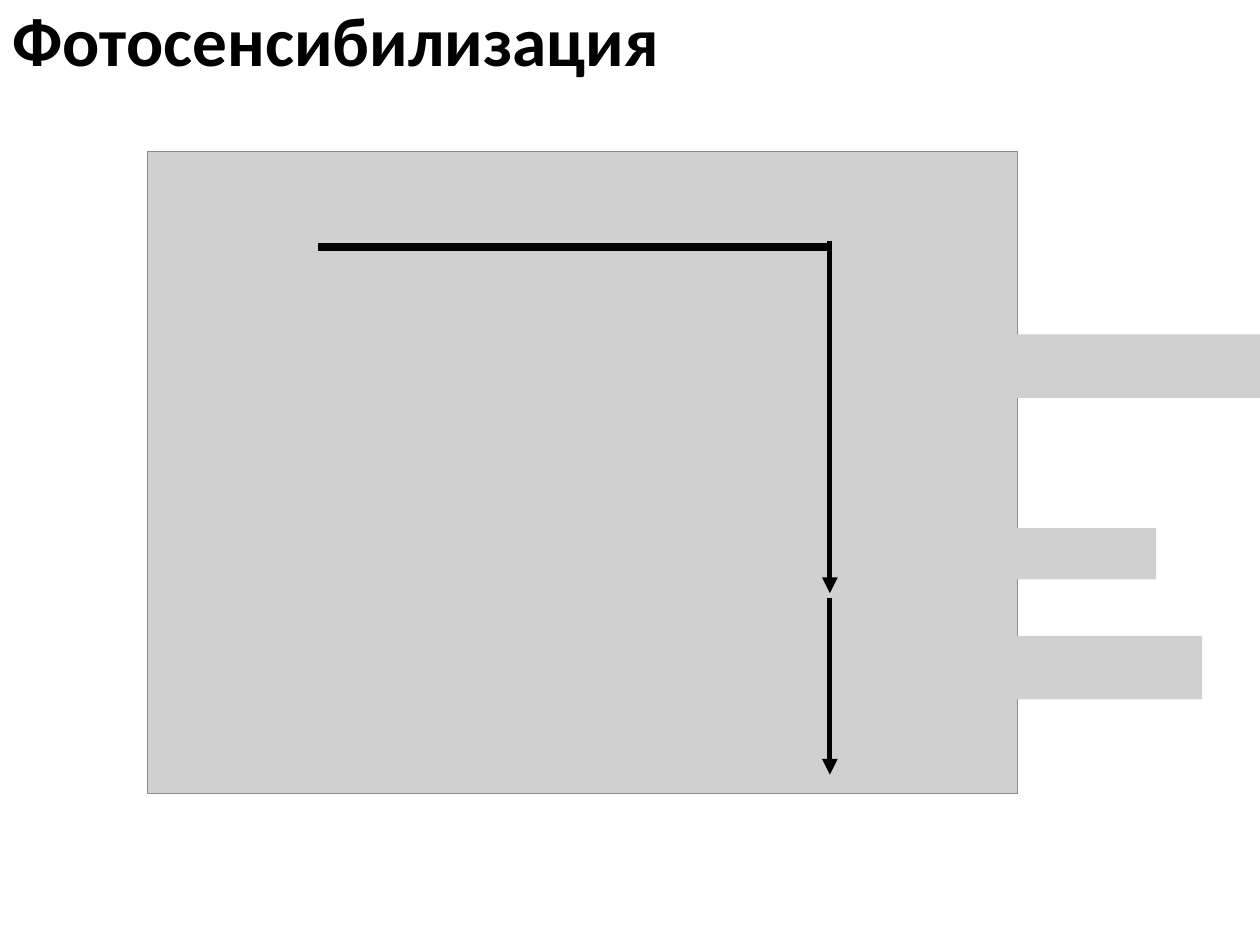
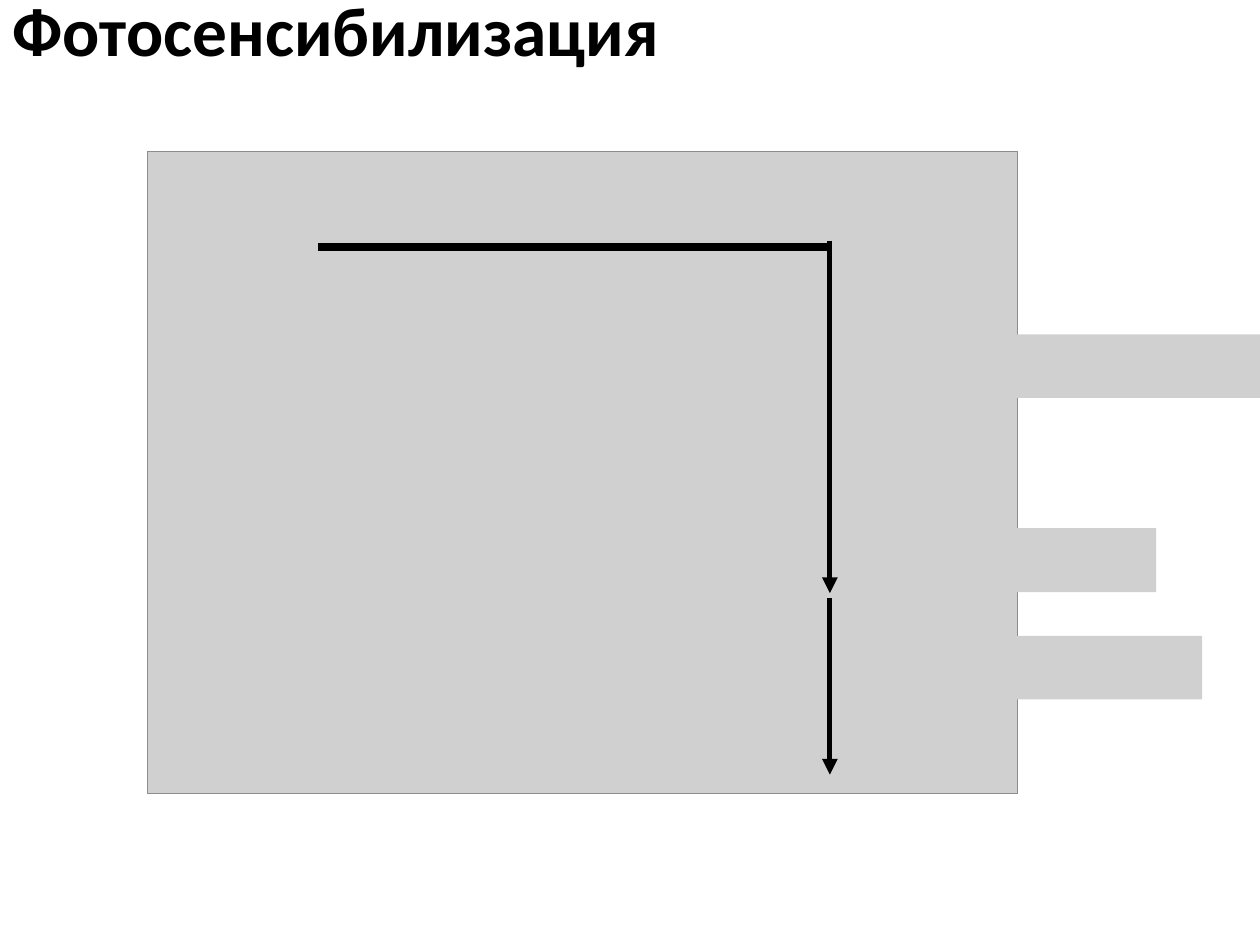
Before and after one commit to EnglishBeach/Course-work, a slide deck: slide 4 of Презентация.pptx. Drawn at 1260x945 pixels with LibreOffice and Linux fonts; fonts in the diff are those of the drawing; grey boxes stand for pictures. Boxes give left, top, right and bottom in pixels: in the first picture for what was removed or moved away, otherwise in the second. Text is boxed around its words. In the diff, an @@ line names an element or a change of style, - is before the commit and + after.

```diff
--- a/Презентация.pptx
+++ b/Презентация.pptx
@@ title "Фотосенсибилизация": place and size @@
-title "Фотосенсибилизация" at box(13, 18, 659, 78)
+title "Фотосенсибилизация" at box(13, 8, 659, 68)
@@ picture: place and size @@
-picture at box(946, 528, 1157, 580)
+picture at box(946, 528, 1157, 592)
```
Also in this commit, not shown: 2 other slides changed, 13 slides added, 3 slides removed, 4 other files.
